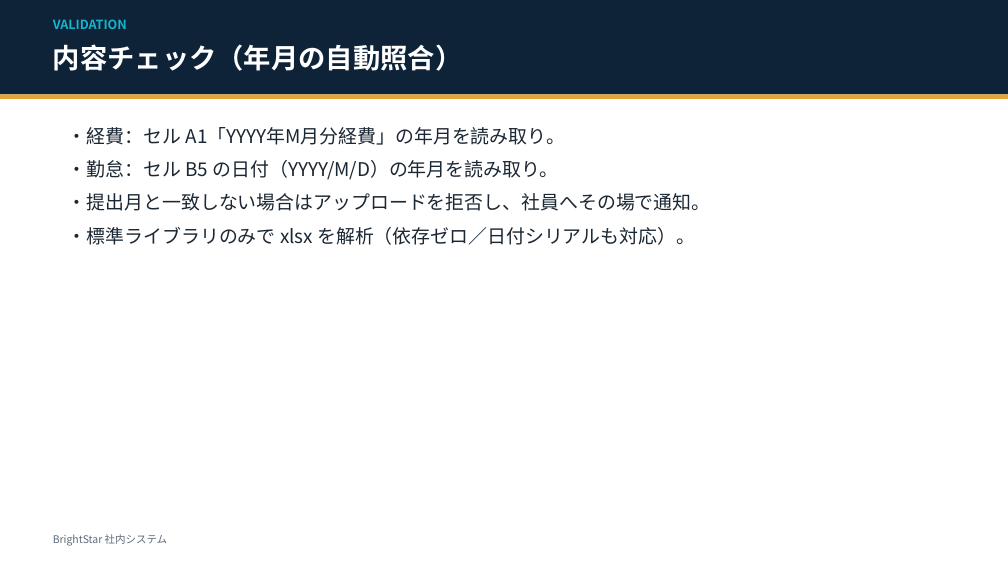
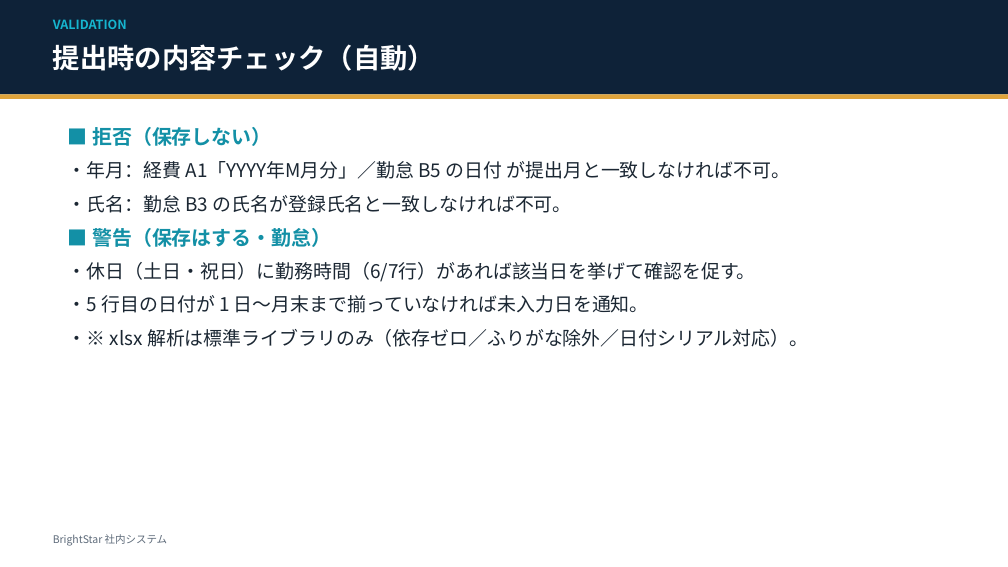
Before and after one commit to scgpp12/aws-demo01, a slide deck: slide 6 of brightstar-hr/docs/プレゼン資料.pptx. Drawn at 1008x567 pixels with LibreOffice and Linux fonts; fonts in the diff are those of the drawing. Boxes give left, top, right and bottom in pixels: in the first picture for what was removed or moved away, otherwise in the second. Text is boxed around its words. In the diff, an @@ line names an element or a change of style, - is before the commit and + after.

```diff
--- a/brightstar-hr/docs/プレゼン資料.pptx
+++ b/brightstar-hr/docs/プレゼン資料.pptx
@@ text at <box>53,44,435,71</box>: text changed @@
-内容チェック（年月の自動照合）
+提出時の内容チェック（自動）
@@ text at <box>68,127,808,347</box>: text changed @@
-・経費：セル A1「YYYY年M月分経費」の年月を読み取り。
-・勤怠：セル B5 の日付（YYYY/M/D）の年月を読み取り。
-・提出月と一致しない場合はアップロードを拒否し、社員へその場で通知。
-・標準ライブラリのみで xlsx を解析（依存ゼロ／日付シリアルも対応）。
+■ 拒否（保存しない）
+・年月：経費 A1「YYYY年M月分」／勤怠 B5 の日付 が提出月と一致しなければ不可。
+・氏名：勤怠 B3 の氏名が登録氏名と一致しなければ不可。
+■ 警告（保存はする・勤怠）
+・休日（土日・祝日）に勤務時間（6/7行）があれば該当日を挙げて確認を促す。
+・5 行目の日付が 1 日〜月末まで揃っていなければ未入力日を通知。
+・※ xlsx 解析は標準ライブラリのみ（依存ゼロ／ふりがな除外／日付シリアル対応）。
```
Also in this commit, not shown: 5 other files.
